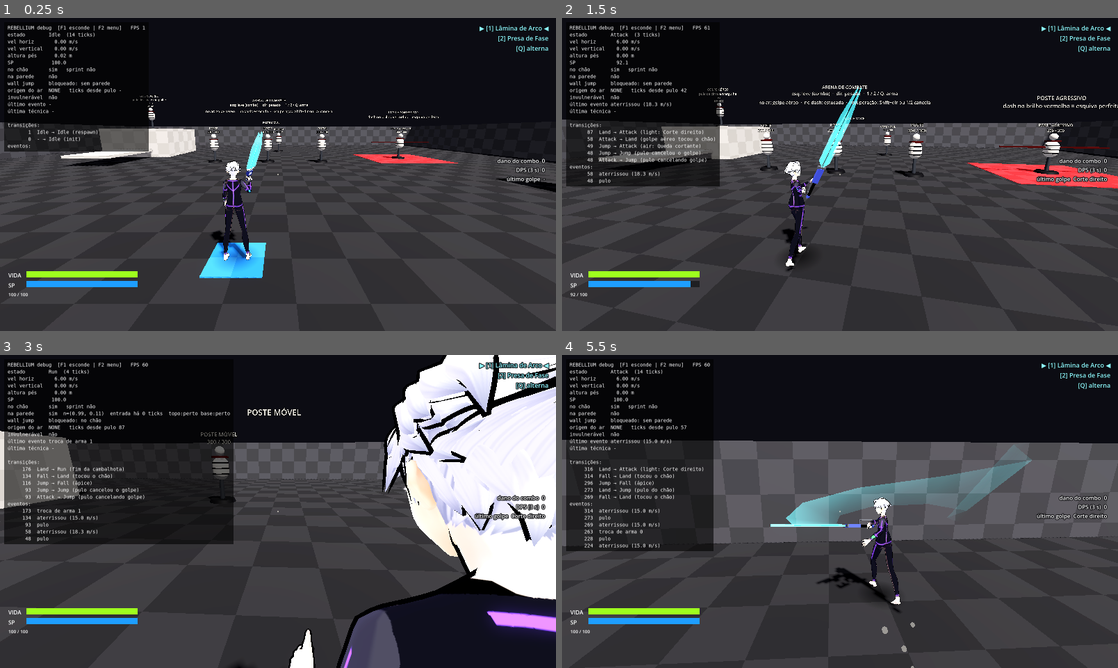
Above: before the commit, frames 1-4 (two rows, left to right).
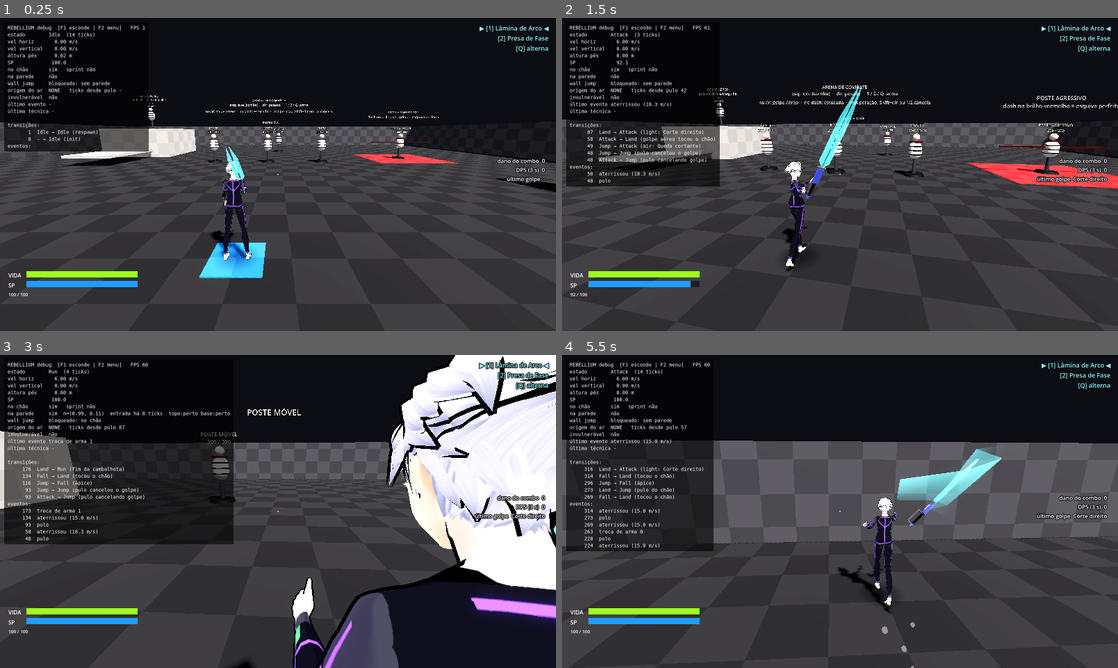
Above: after the commit, the same moments.

Repository: hugolnieri/Rebellium
Game: Godot game, scene res://scenes/arenas/CombatArena.tscn
Same seed, same stepped clock (60 frames per second), same inputs: the game is played once before the commit and once after it.
Inputs (mouse positions are in pixels of both pictures, inside the frame that each line leads up to):
- Up to frame 1 (0.25 s): no input
- Up to frame 2 (1.5 s): tap Enter at 0.5 s; move the mouse to (867, 174) at 0.52 s; hold W (move_forward) from 0.53 s (still down); right-click (867, 174) at 0.6 s; click (867, 174) at 0.67 s; tap Space (jump) at 0.77 s; move the mouse to (812, 174) at 1.27 s; click (812, 174) at 1.35 s
- Up to frame 3 (3 s): keep holding W (move_forward); tap Space (jump) at 1.52 s; move the mouse to (289, 505) at 2.02 s; tap V (shoulder_swap) at 2.1 s; move the mouse to (272, 517) at 2.77 s; tap 1 (weapon_slot_1) at 2.85 s; click (272, 517) at 2.92 s
- Up to frame 4 (5.5 s): keep holding W (move_forward); tap Space (jump) at 3.02, 3.77, 4.52 s; move the mouse to (878, 514) at 3.52 s; tap 2 (weapon_slot_2) at 3.6 s; move the mouse to (795, 508) at 4.27 s; tap Q (weapon_toggle) at 4.35 s; move the mouse to (845, 511) at 5.02 s; hold Shift from 5.03 s (still down); click (845, 511) at 5.17 s

The runs differ from the first frame. In frame 1, 0.4% of the frame differs, in the area x 40-48%, y 36-78%; in frame 2, 0.1%; in frame 3, 9.3%, in the area x 43-100%, y 0-100%; in frame 4, 4.7%.

Commit message:
corpo inteiro inclinado, braços na horizontal no sprint, passada realista e combo mais lento
- inclinação do corpo inteiro a partir do quadril (26° andando, 45° no sprint), coxas
  compensando para os pés ficarem embaixo do corpo
- sprint: braços esticados para trás paralelos ao chão (desconta a inclinação do tronco)
- passada por fases: contato com o calcanhar, joelho de apoio, impulso na ponta, joelho
  subindo no balanço; sobe-desce diferente andando e correndo
- golpes leves mais lentos com intervalo maior entre acertos; buffer de clique 20 ticks
- Lâmina de Arco encostada em cima do ombro direito
- dash no ar corta a queda acumulada; teste novo

Co-Authored-By: Claude Opus 5.5 <noreply@anthropic.com>
Claude-Session: https://claude.ai/code/session_01F2bQk4JmWMhxKZmCfNJjFU

Diff:
--- a/config/combat_config.tres
+++ b/config/combat_config.tres
@@ -6,7 +6,7 @@
 script = ExtResource("1")
 max_hp = 100.0
 respawn_delay = 1.5
-attack_buffer_ticks = 10
+attack_buffer_ticks = 20
 heavy_hold_ticks = 16
 swap_cooldown = 0.25
 aim_assist_enabled = false
--- a/config/feedback_config.tres
+++ b/config/feedback_config.tres
@@ -36,7 +36,11 @@
 roll_ball_height = 0.36
 dash_cartwheel = true
 ninja_run_lean_deg = 45.0
-ninja_arm_back_deg = 70.0
+ninja_arm_pitch_deg = 0.0
+stance_fraction_walk = 0.6
+stance_fraction_run = 0.38
+stance_knee_walk_deg = 12.0
+stance_knee_run_deg = 32.0
 anim_spring_frequency = 6.5
 anim_spring_damping = 0.6
 attack_spring_frequency = 15.0
--- a/config/weapons/arc_blade/light_1.tres
+++ b/config/weapons/arc_blade/light_1.tres
@@ -6,10 +6,10 @@
 script = ExtResource("1")
 display_name = "Corte direito"
 anim = "slash_r"
-startup = 0.11
-active = 0.09
-recovery = 0.28
-chain_after = 0.22
+startup = 0.176
+active = 0.117
+recovery = 0.476
+chain_after = 0.555
 damage = 12.0
 reach = 2.4
 arc_deg = 150.0
--- a/config/weapons/arc_blade/light_2.tres
+++ b/config/weapons/arc_blade/light_2.tres
@@ -6,10 +6,10 @@
 script = ExtResource("1")
 display_name = "Corte de volta"
 anim = "slash_l"
-startup = 0.1
-active = 0.09
-recovery = 0.28
-chain_after = 0.21
+startup = 0.16
+active = 0.117
+recovery = 0.476
+chain_after = 0.539
 damage = 12.0
 reach = 2.4
 arc_deg = 150.0
--- a/config/weapons/arc_blade/light_3.tres
+++ b/config/weapons/arc_blade/light_3.tres
@@ -6,10 +6,10 @@
 script = ExtResource("1")
 display_name = "Golpe descendente"
 anim = "overhead"
-startup = 0.16
-active = 0.1
-recovery = 0.38
-chain_after = 0.32
+startup = 0.256
+active = 0.13
+recovery = 0.646
+chain_after = 0.741
 damage = 20.0
 reach = 2.6
 arc_deg = 90.0
--- a/config/weapons/phase_fang/light_1.tres
+++ b/config/weapons/phase_fang/light_1.tres
@@ -6,10 +6,10 @@
 script = ExtResource("1")
 display_name = "Furada"
 anim = "jab"
-startup = 0.06
-active = 0.06
-recovery = 0.16
-chain_after = 0.13
+startup = 0.096
+active = 0.078
+recovery = 0.272
+chain_after = 0.324
 damage = 7.0
 reach = 1.7
 arc_deg = 100.0
--- a/config/weapons/phase_fang/light_2.tres
+++ b/config/weapons/phase_fang/light_2.tres
@@ -6,10 +6,10 @@
 script = ExtResource("1")
 display_name = "Corte reverso"
 anim = "backhand"
-startup = 0.06
-active = 0.07
-recovery = 0.16
-chain_after = 0.14
+startup = 0.096
+active = 0.091
+recovery = 0.272
+chain_after = 0.337
 damage = 7.0
 reach = 1.8
 arc_deg = 140.0
--- a/config/weapons/phase_fang/light_3.tres
+++ b/config/weapons/phase_fang/light_3.tres
@@ -6,10 +6,10 @@
 script = ExtResource("1")
 display_name = "Furada dupla"
 anim = "jab"
-startup = 0.05
-active = 0.06
-recovery = 0.16
-chain_after = 0.12
+startup = 0.08
+active = 0.078
+recovery = 0.272
+chain_after = 0.308
 damage = 8.0
 reach = 1.7
 arc_deg = 100.0
--- a/config/weapons/phase_fang/light_4.tres
+++ b/config/weapons/phase_fang/light_4.tres
@@ -6,10 +6,10 @@
 script = ExtResource("1")
 display_name = "Corte crescente"
 anim = "slash_r"
-startup = 0.08
-active = 0.08
-recovery = 0.26
-chain_after = 0.22
+startup = 0.128
+active = 0.104
+recovery = 0.442
+chain_after = 0.475
 damage = 12.0
 reach = 1.9
 arc_deg = 170.0
--- a/scenes/player/character_model.gd
+++ b/scenes/player/character_model.gd
@@ -50,9 +50,9 @@
 const PHALANX_CURL: Array[float] = [1.0, 1.1, 0.8]
 ## Braço da arma com a lâmina apoiada no ombro (armas com `rest_on_shoulder`).
 const SHOULDER_REST: Dictionary = {
-	&"shoulder_r": Vector3(0.3, -0.4, 0.55),
-	&"elbow_r": Vector3(2.1, 0, 0),
-	&"wrist_r": Vector3(0.25, -1.0, -0.6),
+	&"shoulder_r": Vector3(0.25, 0.07, 0.1),
+	&"elbow_r": Vector3(1.2, 0, 0),
+	&"wrist_r": Vector3(1.1, -0.1, -0.39),
 }
 ## Quanto o quadril sobe no meio da estrela (mãos no chão, corpo de ponta-cabeça).
 const CARTWHEEL_LIFT: float = 0.2
@@ -435,75 +435,112 @@
 
 func _ground_pose(pose: Dictionary, sprinting: bool, accel: float) -> void:
 	var fb := _fb()
-	var amount := _run_amount
-	var calm := 1.0 - clampf(amount, 0.0, 1.0)
-	var swing := deg_to_rad(fb.leg_swing_deg) * amount * (1.2 if sprinting else 1.0)
-	var knee_bend := deg_to_rad(fb.knee_bend_deg) * amount
+	var cfg := player.config
+	var amount := clampf(_run_amount, 0.0, 1.0)
+	var calm := 1.0 - amount
+	var speed := player.get_horizontal_speed()
+	var run_k := clampf((speed - cfg.walk_speed) / maxf(cfg.sprint_speed - cfg.walk_speed, 0.01), 0.0, 1.0)
+	_sprint_amount = move_toward(_sprint_amount, 1.0 if sprinting else 0.0, get_process_delta_time() * 6.0)
 	var arm_swing := deg_to_rad(fb.arm_swing_deg) * amount
 	# Parado: respiração lenta e peso numa perna (a outra relaxada, joelho levemente dobrado).
 	var breath := sin(_time * TAU / maxf(fb.breath_period, 0.1))
 	var depth := deg_to_rad(fb.breath_depth_deg)
 	var shift := deg_to_rad(fb.idle_weight_shift_deg) * calm
 	var stance := deg_to_rad(fb.idle_stance_width_deg) * calm
-	for i in 2:
-		var side := "l" if i == 0 else "r"
-		var leg_phase := _phase + PI * i
-		var thigh := sin(leg_phase) * swing
-		# Joelho dobra mais na passagem (perna vindo para frente) e estica no contato.
-		var knee := -knee_bend * (0.5 + 0.5 * sin(leg_phase + PI * 0.65)) - 0.1 * amount
-		var relaxed := 1.0 if i == 1 else 0.0  # perna direita relaxada
-		# Pernas abertas: esquerda gira -Z (para fora), direita +Z; o pé compensa e fica plano.
-		var out := -stance if i == 0 else stance
-		pose[StringName("thigh_" + side)] = Vector3(thigh + 0.08 * relaxed * calm, 0, out + shift)
-		pose[StringName("knee_" + side)] = Vector3(knee - (0.06 + 0.14 * relaxed) * calm, 0, 0)
-		pose[StringName("foot_" + side)] = Vector3(-thigh * 0.35 - knee * 0.25 + 0.05 * relaxed * calm, 0,
-			-out - shift)
+	# O corpo inteiro inclina a partir do quadril; as coxas compensam quase tudo para os pés
+	# continuarem embaixo do corpo (linha diagonal do pé de trás até a cabeça).
+	var lean := lerpf(deg_to_rad(fb.run_lean_deg) * amount, deg_to_rad(fb.ninja_run_lean_deg), _sprint_amount)
+	_legs(pose, amount, run_k, lean, stance, shift, calm)
 	# Braço livre balança oposto à perna; ombros sobem de leve ao inspirar.
 	var lift := breath * depth * 0.8 * calm
-	pose[&"shoulder_l"] = Vector3(-sin(_phase) * arm_swing + 0.1, 0, -0.16 - 0.1 * amount - lift)
+	pose[&"shoulder_l"] = Vector3(-sin(_phase) * arm_swing + 0.1 + lean * 0.5, 0, -0.16 - 0.1 * amount - lift)
 	pose[&"elbow_l"] = Vector3(0.35 + 0.9 * amount, 0, 0)
-	# Correndo, o braço da arma vai para trás e a lâmina "arrasta" atrás do corpo.
-	var run_k := clampf(amount, 0.0, 1.0)
-	pose[&"shoulder_r"] = Vector3(lerpf(0.35, -0.45, run_k) + sin(_phase) * arm_swing * 0.25, 0.05,
-		0.18 + 0.12 * run_k + lift)
-	pose[&"elbow_r"] = Vector3(lerpf(0.75, 0.35, run_k), 0, 0)
-	pose[&"wrist_r"] = Vector3(lerpf(-0.35, 3.3, run_k), 0, 0)
-	# Quadril e tronco em contra-rotação e sobe-desce de dois tempos (sem balanço lateral).
-	var lean := deg_to_rad(fb.run_lean_deg) * amount + clampf(accel * 0.01, -0.15, 0.2)
-	pose[&"hips"] = Vector3(0, sin(_phase) * 0.22 * amount, -shift * 0.6)
-	pose[&"spine"] = Vector3(-lean + breath * depth * 0.3 * calm, -sin(_phase) * 0.14 * amount, shift * 0.3)
-	pose[&"chest"] = Vector3(breath * depth * calm - lean * 0.3, -sin(_phase) * 0.16 * amount, shift * 0.2)
-	# Cabeça: compensa a respiração e olha em volta devagar.
-	pose[&"head"] = Vector3(lean * 0.8 - breath * depth * 0.5 * calm,
-		sin(_phase) * 0.18 * amount + sin(_time * 0.23) * 0.07 * calm, 0)
-	pose[HIPS_Y] = Vector3(-absf(cos(_phase)) * fb.run_bob_height * amount - 0.02 * calm
-		- breath * 0.004 * calm, 0, 0)
+	pose[&"shoulder_r"] = Vector3(lerpf(0.35, -0.45, amount) + sin(_phase) * arm_swing * 0.25 + lean * 0.5,
+		0.05, 0.18 + 0.12 * amount + lift)
+	pose[&"elbow_r"] = Vector3(lerpf(0.75, 0.35, amount), 0, 0)
+	pose[&"wrist_r"] = Vector3(lerpf(-0.35, 3.3, amount), 0, 0)
+	var accel_lean := clampf(accel * 0.01, -0.15, 0.2)
+	pose[&"hips"] = Vector3(-lean, sin(_phase) * 0.15 * amount, -shift * 0.6)
+	pose[&"spine"] = Vector3(-accel_lean - lean * 0.1 + breath * depth * 0.3 * calm, -sin(_phase) * 0.12 * amount,
+		shift * 0.3)
+	pose[&"chest"] = Vector3(breath * depth * calm, -sin(_phase) * 0.14 * amount, shift * 0.2)
+	# Cabeça: olha para frente apesar da inclinação, compensa a respiração e olha em volta devagar.
+	pose[&"head"] = Vector3(lean * 0.75 - breath * depth * 0.5 * calm,
+		sin(_phase) * 0.12 * amount + sin(_time * 0.23) * 0.07 * calm, 0)
 	var weapon := player.get_weapon()
 	if weapon != null and weapon.rest_on_shoulder:
 		# Lâmina apoiada no ombro direito (parado e andando).
 		for key: StringName in SHOULDER_REST:
 			pose[key] = SHOULDER_REST[key]
 		pose[&"shoulder_r"] += Vector3(sin(_phase) * arm_swing * 0.1 + lift, 0, 0)
-	_sprint_amount = move_toward(_sprint_amount, 1.0 if sprinting else 0.0, get_process_delta_time() * 6.0)
 	if _sprint_amount > 0.0:
 		_ninja_run(pose, _sprint_amount)
 
 
-## Corrida "ninja": tronco mergulhado para frente, cabeça erguida, braços esticados para trás.
+## Passada realista por perna: apoio (contato com o calcanhar → carga com o joelho um pouco
+## dobrado → impulso na ponta do pé) e balanço (joelho sobe dobrado e estica antes do contato).
+func _legs(pose: Dictionary, amount: float, run_k: float, lean: float, stance: float, shift: float,
+		calm: float) -> void:
+	var fb := _fb()
+	var stance_frac := lerpf(fb.stance_fraction_walk, fb.stance_fraction_run, run_k)
+	var swing_range := deg_to_rad(fb.leg_swing_deg) * amount * lerpf(1.0, 1.3, run_k)
+	var front := swing_range * 0.58
+	var back := swing_range * 0.42
+	var knee_swing := deg_to_rad(fb.knee_bend_deg) * amount * lerpf(0.9, 1.6, run_k)
+	var knee_load := deg_to_rad(lerpf(fb.stance_knee_walk_deg, fb.stance_knee_run_deg, run_k)) * amount
+	var compensate := lean * 0.8
+	for i in 2:
+		var side := "l" if i == 0 else "r"
+		var u := fposmod((_phase + PI * i) / TAU, 1.0)
+		var thigh: float
+		var knee: float
+		var ankle: float
+		if u < stance_frac:
+			var t := u / stance_frac
+			thigh = lerpf(front, -back, t)
+			knee = -knee_load * sin(PI * t)
+			# Calcanhar no contato (ponta para cima), pé plano, impulso na ponta no fim do apoio.
+			ankle = 0.18 * maxf(0.0, 1.0 - t * 4.0) - 0.55 * pow(maxf(0.0, (t - 0.65) / 0.35), 2.0)
+			ankle *= amount
+		else:
+			var t := (u - stance_frac) / (1.0 - stance_frac)
+			thigh = -back + (front + back) * (0.5 - 0.5 * cos(PI * t))
+			knee = -knee_swing * sin(PI * minf(t / 0.8, 1.0))
+			# Saindo do impulso com a ponta para baixo, depois levanta a ponta para não arrastar.
+			ankle = (-0.5 * pow(1.0 - t, 3.0) + 0.15 * sin(PI * t)) * amount
+		var relaxed := 1.0 if i == 1 else 0.0  # parado: perna direita relaxada
+		# Pernas abertas parado: esquerda gira -Z (para fora), direita +Z; o pé compensa.
+		var out := -stance if i == 0 else stance
+		thigh += compensate + 0.08 * relaxed * calm
+		knee -= (0.06 + 0.14 * relaxed) * calm
+		pose[StringName("thigh_" + side)] = Vector3(thigh, 0, out + shift)
+		pose[StringName("knee_" + side)] = Vector3(knee, 0, 0)
+		# Pé plano em relação ao chão: desfaz a inclinação acumulada (quadril + coxa + joelho).
+		var flat := lean - thigh - knee
+		pose[StringName("foot_" + side)] = Vector3(flat + ankle + 0.05 * relaxed * calm, 0, -out - shift)
+	# Sobe-desce: andando o ponto mais alto é no meio do apoio; correndo, o mais baixo.
+	var mid := cos(2.0 * (_phase - PI * stance_frac))
+	var bob := _fb().run_bob_height * amount * lerpf(mid, -mid, run_k) * 0.5
+	pose[HIPS_Y] = Vector3(bob - 0.02 * calm - 0.03 * amount, 0, 0)
+
+
+## Corrida "ninja": corpo inteiro mergulhado (vem do quadril, em _ground_pose), cabeça erguida e
+## braços esticados para trás NA HORIZONTAL — o ângulo do ombro desconta a inclinação do tronco.
 func _ninja_run(pose: Dictionary, weight: float) -> void:
 	var fb := _fb()
-	var lean := deg_to_rad(fb.ninja_run_lean_deg)
-	var back := -deg_to_rad(fb.ninja_arm_back_deg)
-	var bounce := sin(_phase * 2.0) * 0.05
+	var bounce := sin(_phase * 2.0) * 0.04
+	var torso_forward := -((pose[&"hips"] as Vector3).x + (pose[&"spine"] as Vector3).x
+		+ (pose[&"chest"] as Vector3).x)
+	# Com o tronco inclinado para frente, o braço solto já aponta um pouco para trás; falta
+	# girar (90° − inclinação) para ficar paralelo ao chão.
+	var back := -(PI * 0.5 - torso_forward + deg_to_rad(fb.ninja_arm_pitch_deg))
 	var target := {
-		&"spine": Vector3(-lean, (pose[&"spine"] as Vector3).y * 0.4, 0),
-		&"chest": Vector3(-lean * 0.25, (pose[&"chest"] as Vector3).y * 0.4, 0),
-		&"head": Vector3(lean * 1.0, 0, 0),
-		&"shoulder_l": Vector3(back + bounce, 0, -0.22),
-		&"shoulder_r": Vector3(back - bounce, 0, 0.22),
-		&"elbow_l": Vector3(0.12, 0, 0),
-		&"elbow_r": Vector3(0.12, 0, 0),
-		&"wrist_l": Vector3(-0.3, 0, 0),
+		&"head": Vector3(torso_forward * 0.85, 0, 0),
+		&"shoulder_l": Vector3(back + bounce, 0, -0.18),
+		&"shoulder_r": Vector3(back - bounce, 0, 0.18),
+		&"elbow_l": Vector3(0.05, 0, 0),
+		&"elbow_r": Vector3(0.05, 0, 0),
+		&"wrist_l": Vector3(-0.2, 0, 0),
 		&"wrist_r": Vector3(-1.4, 0, 0),  # lâmina alinhada ao braço, arrastando atrás
 	}
 	for key: StringName in target:
@@ -531,13 +568,13 @@
 ## Corrida no ar: corpo mergulhado para frente, pernas pedalando para trás.
 func _air_sprint_pose(pose: Dictionary) -> void:
 	var cycle := sin(_time * 14.0)
-	pose[&"thigh_l"] = Vector3(-0.2 + cycle * 0.6, 0, 0)
-	pose[&"thigh_r"] = Vector3(-0.2 - cycle * 0.6, 0, 0)
+	pose[&"hips"] = Vector3(-0.5, 0, 0)
+	pose[&"spine"] = Vector3(-0.1, 0, 0)
+	pose[&"thigh_l"] = Vector3(0.3 + cycle * 0.6, 0, 0)
+	pose[&"thigh_r"] = Vector3(0.3 - cycle * 0.6, 0, 0)
 	pose[&"knee_l"] = Vector3(-0.9 - maxf(cycle, 0.0) * 0.6, 0, 0)
 	pose[&"knee_r"] = Vector3(-0.9 - maxf(-cycle, 0.0) * 0.6, 0, 0)
 	_ninja_run(pose, 1.0)
-	pose[&"spine"] = Vector3(-0.55, 0, 0)
-	pose[&"head"] = Vector3(0.5, 0, 0)
 
 
 ## Colado na parede: agachado de frente para ela, um pé plantado alto e o outro embaixo,
--- a/scenes/player/states/dodge.gd
+++ b/scenes/player/states/dodge.gd
@@ -20,7 +20,8 @@
 		if cfg().air_dodge_suspends_gravity:
 			player.velocity.y = 0.0
 		else:
-			player.velocity.y = minf(player.velocity.y, -cfg().air_dodge_fall_speed)
+			# O dash corta a queda acumulada: recomeça a descer devagar a partir daqui.
+			player.velocity.y = -cfg().air_dodge_fall_speed
 	GameEvents.dodged.emit(player, _direction)
 
 
--- a/scripts/core/combat_config.gd
+++ b/scripts/core/combat_config.gd
@@ -9,7 +9,7 @@
 
 @export_group("Entrada")
 ## Ticks que um clique de ataque fica guardado (permite apertar um pouco antes).
-@export_range(0, 30, 1, "suffix:ticks") var attack_buffer_ticks: int = 10
+@export_range(0, 30, 1, "suffix:ticks") var attack_buffer_ticks: int = 20
 ## Segurar o botão esquerdo por este tempo solta o golpe pesado (toque = leve, ao soltar).
 @export_range(1, 60, 1, "suffix:ticks") var heavy_hold_ticks: int = 16
 ## Tempo mínimo entre trocas de arma.
--- a/scripts/core/feedback_config.gd
+++ b/scripts/core/feedback_config.gd
@@ -23,6 +23,7 @@
 @export_range(0.0, 90.0, 1.0, "suffix:°") var leg_swing_deg: float = 42.0
 @export_range(0.0, 120.0, 1.0, "suffix:°") var knee_bend_deg: float = 70.0
 @export_range(0.0, 90.0, 1.0, "suffix:°") var arm_swing_deg: float = 38.0
+## Inclinação do CORPO INTEIRO (a partir do quadril) andando; no sprint usa ninja_run_lean_deg.
 @export_range(0.0, 45.0, 0.5, "suffix:°") var run_lean_deg: float = 26.0
 @export_range(0.0, 45.0, 0.5, "suffix:°") var sprint_extra_lean_deg: float = 9.0
 @export_range(0.0, 0.3, 0.005, "suffix:m") var run_bob_height: float = 0.05
@@ -49,9 +50,15 @@
 @export_range(0.1, 1.0, 0.01, "suffix:m") var roll_ball_height: float = 0.36
 ## Dash como estrela (cambalhota lateral): giro completo durante o deslocamento do dash.
 @export var dash_cartwheel: bool = true
-## Sprint "ninja": tronco bem inclinado e braços esticados para trás.
+## Sprint "ninja": corpo inteiro bem inclinado e braços esticados para trás.
 @export_range(0.0, 60.0, 0.5, "suffix:°") var ninja_run_lean_deg: float = 45.0
-@export_range(0.0, 110.0, 1.0, "suffix:°") var ninja_arm_back_deg: float = 70.0
+## Ângulo dos braços no sprint em relação ao chão (0 = totalmente na horizontal, + = para cima).
+@export_range(-45.0, 45.0, 1.0, "suffix:°") var ninja_arm_pitch_deg: float = 0.0
+## Passada: fração do ciclo com o pé no chão andando / correndo e flexão do joelho de apoio.
+@export_range(0.2, 0.8, 0.01) var stance_fraction_walk: float = 0.6
+@export_range(0.2, 0.8, 0.01) var stance_fraction_run: float = 0.38
+@export_range(0.0, 60.0, 1.0, "suffix:°") var stance_knee_walk_deg: float = 12.0
+@export_range(0.0, 60.0, 1.0, "suffix:°") var stance_knee_run_deg: float = 32.0
 
 @export_group("Molas da animação")
 ## Frequência/amortecimento das articulações na locomoção (menor amortecimento = mais balanço).
--- a/tests/integration/test_dodge.gd
+++ b/tests/integration/test_dodge.gd
@@ -143,6 +143,15 @@
 	assert_gt(d.player.get_horizontal_speed(), 10.0, "continua indo para o lado")
 
 
+func test_air_dash_cancels_accumulated_fall() -> void:
+	d.player.respawn(Transform3D(Basis(), Vector3(0, 30, 0)))
+	d.step_until(func() -> bool: return d.player.velocity.y < -12.0, 120)
+	d.press_dodge()
+	d.step(1, Vector2(1, 0))
+	assert_eq(d.state(), &"Dodge")
+	assert_gt(d.player.velocity.y, -d.player.config.air_dodge_fall_speed - 0.5, "o dash corta a queda")
+
+
 func test_air_dash_keeps_momentum_and_returns_to_fall() -> void:
 	d.player.config.air_dodge_suspends_gravity = true
 	d.press_jump()
Not shown, changed: docs/ESCOPO.md
Not shown, changed: docs/ROTEIRO_TESTE.md
